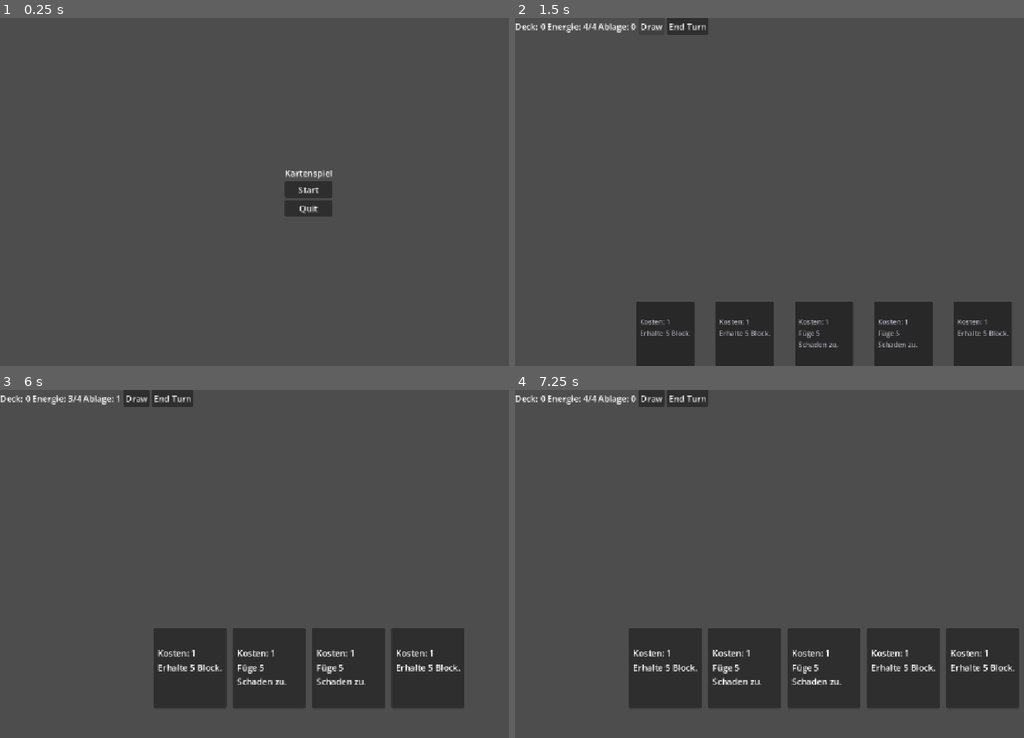
Above: before the commit, frames 1-4 (two rows, left to right).
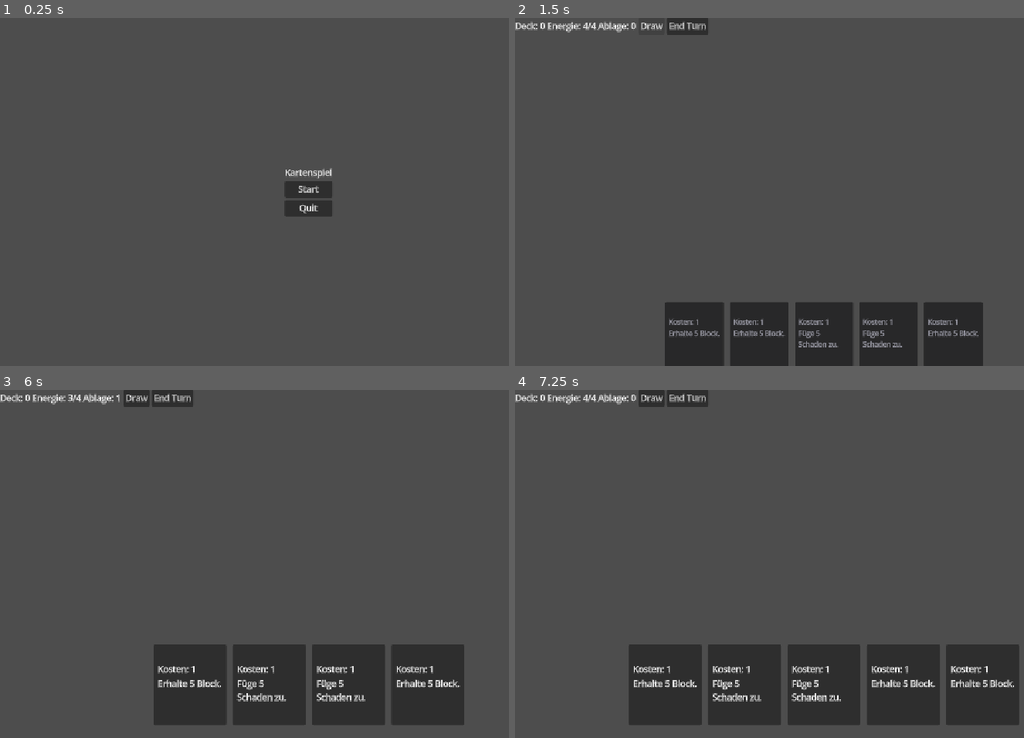
Above: after the commit, the same moments.

Repository: HelplessSneeker/Kartenspiel
Game: Godot game, scene res://scenes/ui/main_menu.tscn
Two runs of this game, one before a commit and one after it. Both use one fixed random seed, a clock stepped at 60 frames per second and the inputs below.
Inputs (mouse positions are in pixels of both pictures, inside the frame that each line leads up to):
- Up to frame 1 (0.25 s): no input
- Up to frame 2 (1.5 s): click "Start" at 0.5 s; click "Draw" at 1.25 s
- Up to frame 3 (6 s): click "End Turn" at 2 s; click "Draw" at 2.75 s; click "End Turn" at 3.5 s; click "Draw" at 4.25 s; click "End Turn" at 5 s; tap Enter at 5.75, 5.85 s; move the mouse to (152, 706) at 5.77 s; click (152, 706) at 5.92 s
- Up to frame 4 (7.25 s): tap Space at 6.5 s; move the mouse to (784, 668) at 6.52 s; tap F at 6.6 s; click (784, 668) at 6.67 s

The runs differ from the first frame. In frame 1, 0.2% of the frame differs, in the area x 56-66%, y 43-57%; in frame 2, 5.9%; in frame 3, 7.5%; in frame 4, 9.3%, in the area x 0-99%, y 1-97%.

Commit message:
Hand-Feinschliff: Abstand skaliert mit, Ruhe/Aktiv entkoppelt, MSDF an
1. Abstand wurde aus der unskalierten Kartenbreite gerechnet - geschrumpfte
   Karten standen mit Luecken fuer ihre volle Groesse da. Step haengt jetzt
   an base_scale, Positionierung ueber Kartenmitte statt Ecke.
2. project.godot: MSDF fuer die Default-Schrift, gegen unscharfen Text
   auf der skalierten Karte.
3. idle_drop -> idle_offset / active_offset: beide Zustaende messen jetzt
   getrennt von der Unterkante, vorher hingen sie an einer Zahl.

_fit_self() rechnet zusaetzlich Kopfraum fuer hover_scale ein.

Diff:
--- a/project.godot
+++ b/project.godot
@@ -20,6 +20,10 @@
 window/stretch/mode="canvas_items"
 window/stretch/aspect="expand"
 
+[gui]
+
+theme/default_font_multichannel_signed_distance_field=true
+
 [editor_plugins]
 
 enabled=PackedStringArray("res://addons/godot-vim/plugin.cfg")
--- a/scenes/hand.gd
+++ b/scenes/hand.gd
@@ -10,8 +10,13 @@
 ## Abstand zwischen zwei Karten, solange genug Platz ist.
 @export var spacing := 12.0
 
-## Wie weit die Hand im Ruhezustand nach unten rutscht (Pixel).
-@export var idle_drop := 55.0
+## Abstand der Kartenunterkante zum unteren Bildschirmrand, wenn die Hand ruht.
+@export var idle_offset := 0.0
+
+## Dasselbe, solange die Maus in der Hand ist. Beide Zustaende haben bewusst
+## ihre eigene Zahl - vorher hingen sie aneinander und liessen sich nicht
+## unabhaengig einstellen.
+@export var active_offset := 25.0
 
 ## Groesse der Karten im Ruhezustand.
 @export var idle_scale := 0.8
@@ -74,41 +79,55 @@
 	var card_size: Vector2 = _views[0].size
 	_fit_self(card_size.y)
 
-	# Erst mit Wunschabstand rechnen. Passt das nicht in die Breite,
-	# ruecken die Karten zusammen und ueberlappen sich.
-	var step := card_size.x + spacing
-	var total := step * count - spacing
-	if total > size.x and count > 1:
-		step = (size.x - card_size.x) / float(count - 1)
-		total = step * (count - 1) + card_size.x
-	var start_x := (size.x - total) * 0.5
+	# Alle Karten ausser der gehoverten haben diese Groesse. Der Abstand muss
+	# daran haengen: rechnet man mit der unskalierten Breite, stehen
+	# geschrumpfte Karten mit Luecken fuer ihre volle Groesse da.
+	var base_scale := 1.0 if _active else idle_scale
+	var visible_width := card_size.x * base_scale
+
+	# Abstand von Kartenmitte zu Kartenmitte. Wird es zu eng, ruecken die
+	# Karten zusammen und ueberlappen sich.
+	var step := visible_width + spacing
+	var span := step * (count - 1)
+	if span + visible_width > size.x and count > 1:
+		step = (size.x - visible_width) / float(count - 1)
+		span = step * (count - 1)
+	var first_center := (size.x - span) * 0.5
+
+	var base_offset := active_offset if _active else idle_offset
 
 	for i in count:
 		var view := _views[i]
 		var is_hovered := _active and view == _hovered
 
-		var target_scale := idle_scale
-		var target_y := idle_drop
-		if _active:
-			target_scale = hover_scale if is_hovered else 1.0
-			target_y = -hover_lift if is_hovered else 0.0
+		var target_scale := base_scale
+		var offset := base_offset
+		if is_hovered:
+			target_scale = hover_scale
+			offset += hover_lift
 
 		# z_index steuert nur die Zeichenreihenfolge, nicht das Layout -
 		# im Gegensatz zu move_to_front(), das die Kindreihenfolge aendert.
 		view.z_index = 100 if is_hovered else i
 		view.dimmed = not _active
 
-		var target_pos := Vector2(start_x + step * i, target_y)
+		# pivot_offset sitzt auf Unterkante-Mitte, und genau dieser Punkt bleibt
+		# beim Skalieren stehen. Deshalb wird er positioniert, nicht die Ecke.
+		var target_pos := Vector2(
+			first_center + step * i - card_size.x * 0.5,
+			size.y - card_size.y - offset,
+		)
 		_move_to(view, target_pos, Vector2.ONE * target_scale, animate)
 
 
-## Die Hand zieht sich selbst auf die noetige Hoehe: Kartenhoehe plus der
-## Strecke, um die die Karten im Ruhezustand nach unten rutschen. Sonst haengt
-## die Sichtbarkeit an einer von Hand gesetzten Inspector-Zahl - und bei
-## Hoehe 0 liegen die Karten unterhalb des Bildschirms.
+## Die Hand zieht sich selbst auf die noetige Hoehe, statt sie aus einer von
+## Hand gesetzten Inspector-Zahl zu beziehen - bei Hoehe 0 lagen die Karten
+## unterhalb des Bildschirms. Der Zuschlag fuer hover_scale sorgt dafuer, dass
+## auch die vergroesserte Karte noch im Rechteck liegt und die Maus-Erkennung
+## nicht abreisst.
 ## Setzt Anchor-Preset "Bottom Wide" voraus (anchor_top == anchor_bottom == 1).
 func _fit_self(card_height: float) -> void:
-	var wanted := card_height + idle_drop
+	var wanted := card_height * maxf(1.0, hover_scale) + maxf(idle_offset, active_offset)
 	if is_equal_approx(size.y, wanted):
 		return
 	offset_top = -wanted
